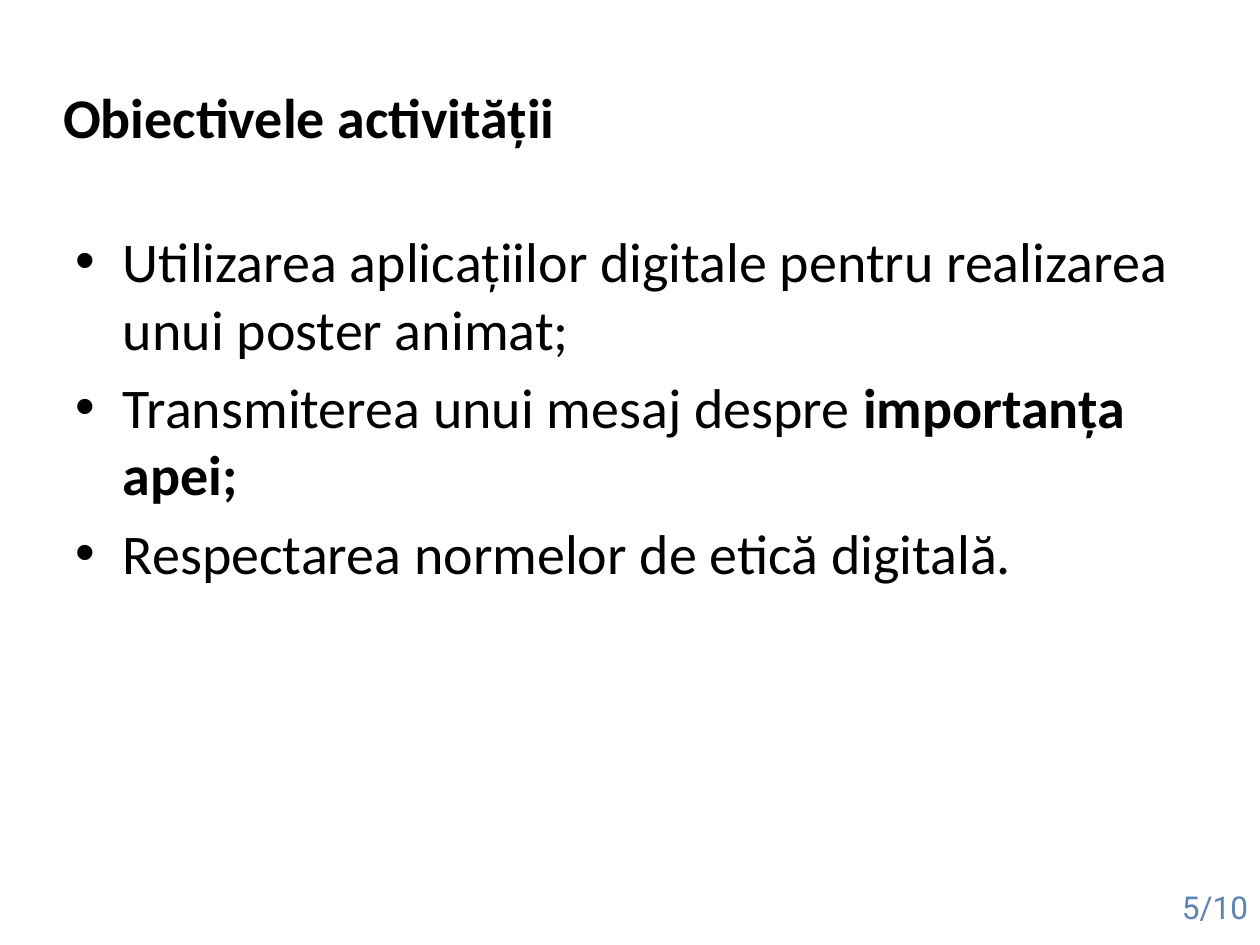
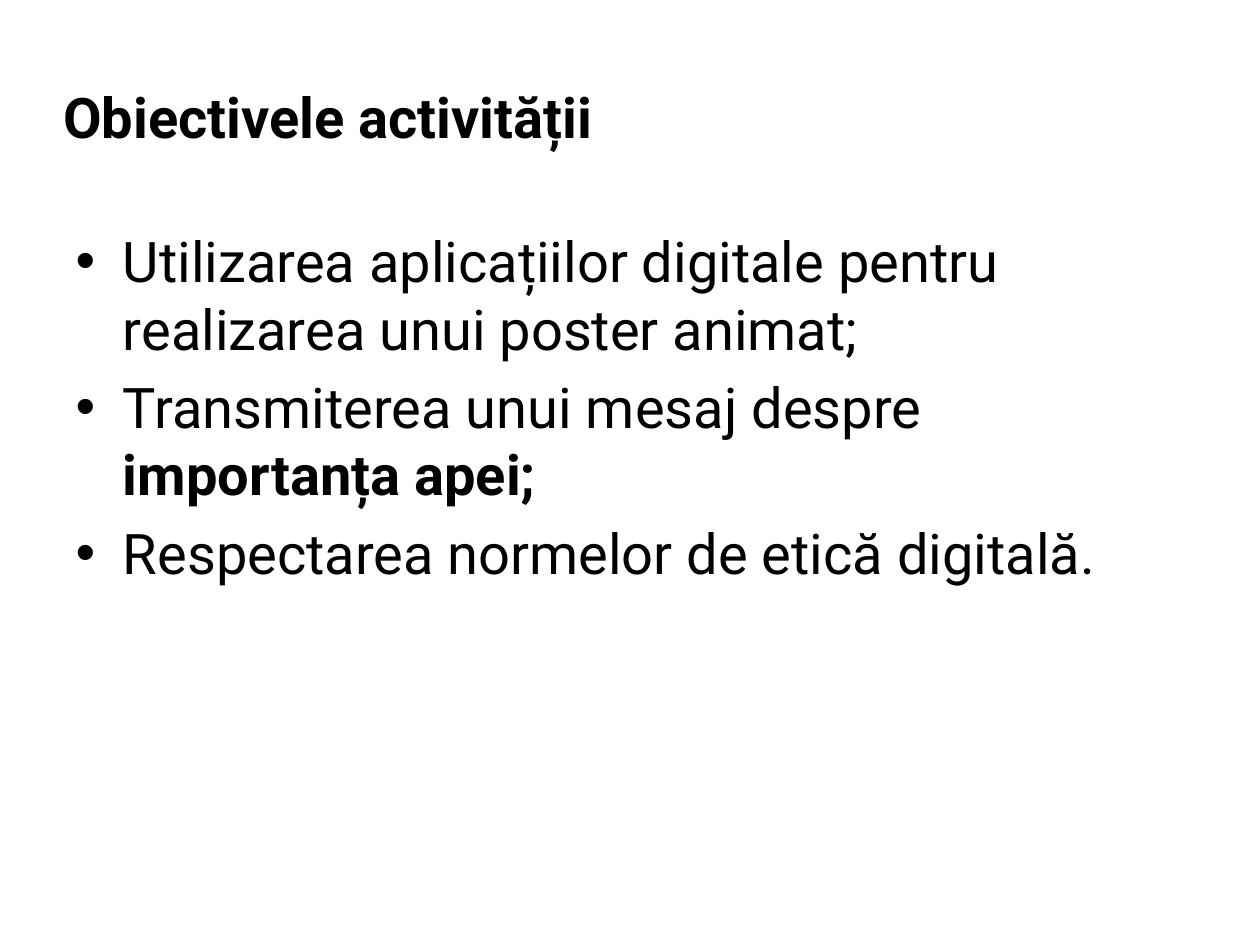
Before and after one commit to TheRealOne78/UNITBV-IESC-courses, a slide deck: slide 5 of 2nd_year/2nd_Semester/DPPD/Tema2.odp. Drawn at 1260x945 pixels with LibreOffice and Linux fonts; fonts in the diff are those of the drawing. Boxes give left, top, right and bottom in pixels: in the first picture for what was removed or moved away, otherwise in the second. Text is boxed around its words. In the diff, an @@ line names an element or a change of style, - is before the commit and + after.

```diff
--- a/2nd_year/2nd_Semester/DPPD/Tema2.odp
+++ b/2nd_year/2nd_Semester/DPPD/Tema2.odp
@@ title "Obiectivele activității" at (x1=63, y1=96, x2=592, y2=152): font Calibri to Roboto @@
@@ text "Utilizarea aplicațiilor digitale pentru realizarea ..." at (x1=123, y1=240, x2=1095, y2=586): font Calibri to Roboto @@
@@ page number removed at (x1=1182, y1=896, x2=1248, y2=921) @@
-5/10
```
Also in this commit, not shown: 9 other slides changed, 5 other files.
